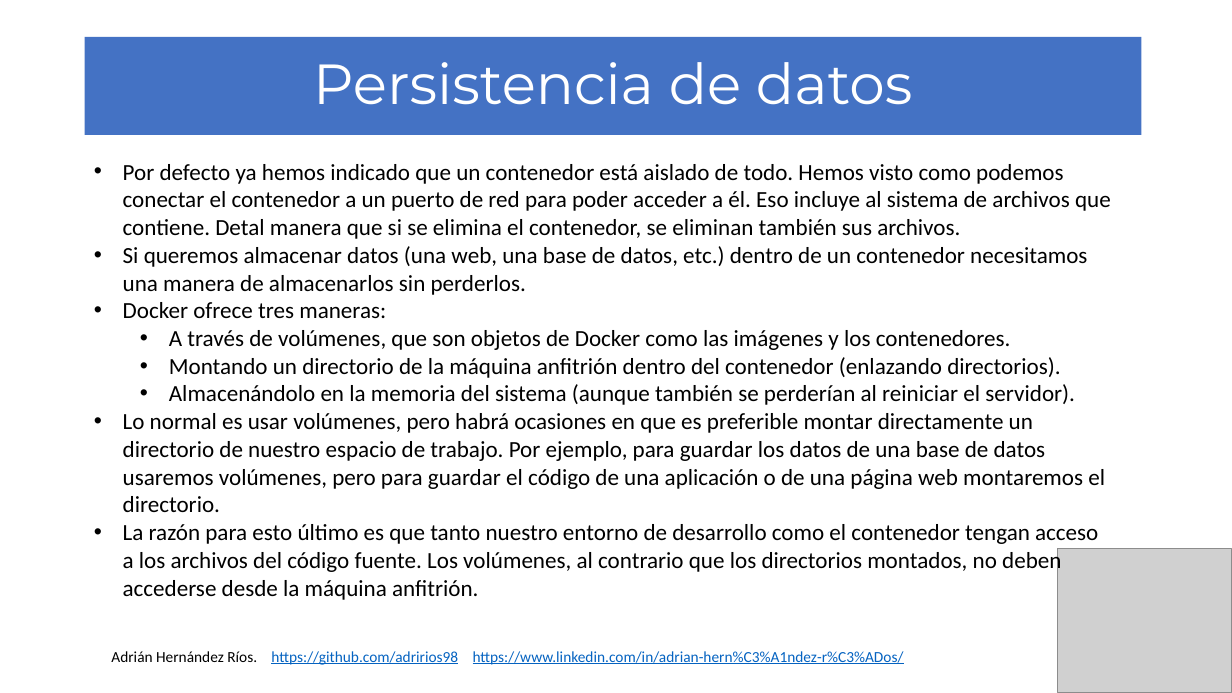
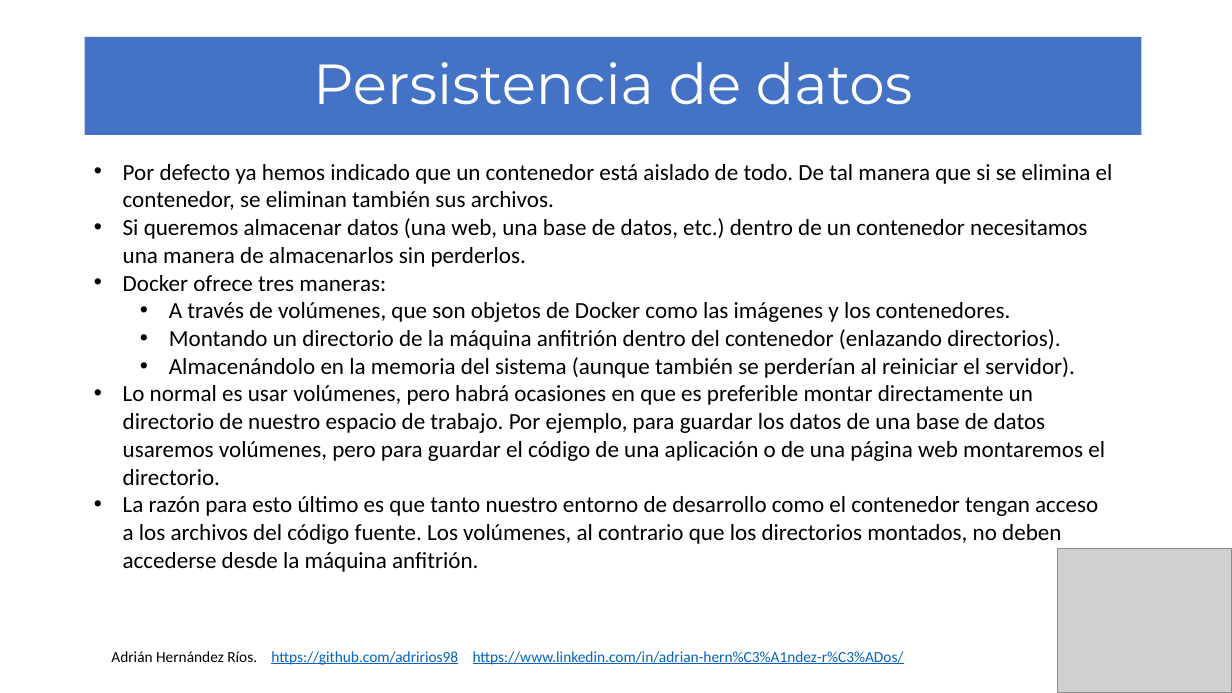
Before and after one commit to adririos98/Curso-Docker, a slide deck: slide 12 of 0.Presentación/PowerPoint/Docker-Desde Cero y para todos.pptx. Drawn at 1232x693 pixels with LibreOffice and Linux fonts; fonts in the diff are those of the drawing; grey boxes stand for pictures; background and template pictures are left out. Boxes give left, top, right and bottom in pixels: in the first picture for what was removed or moved away, otherwise in the second. Text is boxed around its words. In the diff, an @@ line names an element or a change of style, - is before the commit and + after.

Commit message:
- Nuevos cambios presentación

```diff
--- a/0.Presentación/PowerPoint/Docker-Desde Cero y para todos.pptx
+++ b/0.Presentación/PowerPoint/Docker-Desde Cero y para todos.pptx
@@ text at (123, 164, 1113, 210): text changed @@
-• Por defecto ya hemos indicado que un contenedor está aislado de todo. Hemos visto como podemos conectar el contenedor a un puerto de red para poder acceder a él. Eso incluye al sistema de archivos que contiene. Detal manera que si se elimina el contenedor, se eliminan también sus archivos.
+• Por defecto ya hemos indicado que un contenedor está aislado de todo. De tal manera que si se elimina el contenedor, se eliminan también sus archivos.
```
Also in this commit, not shown: 1 other file.
